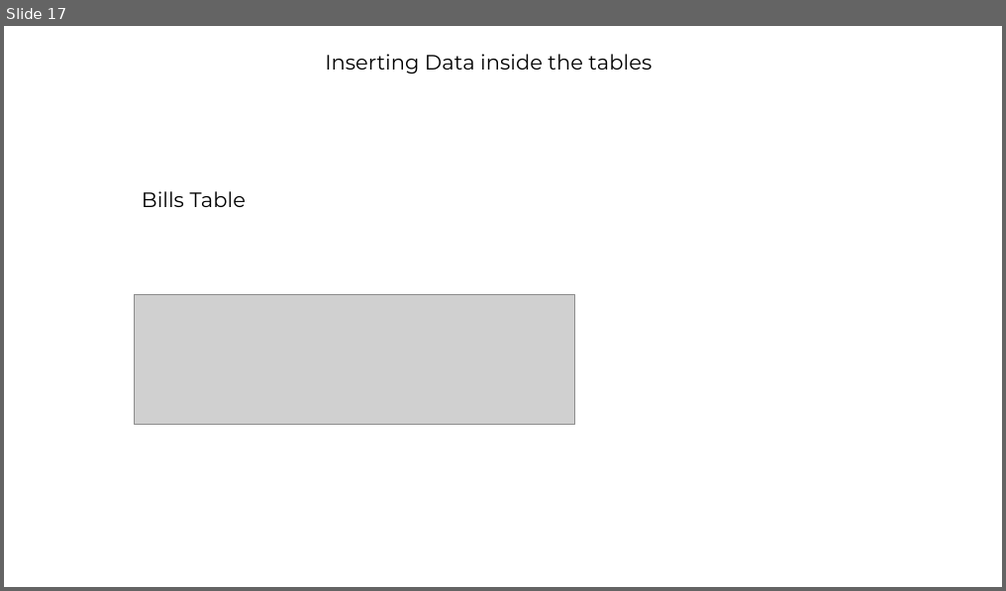
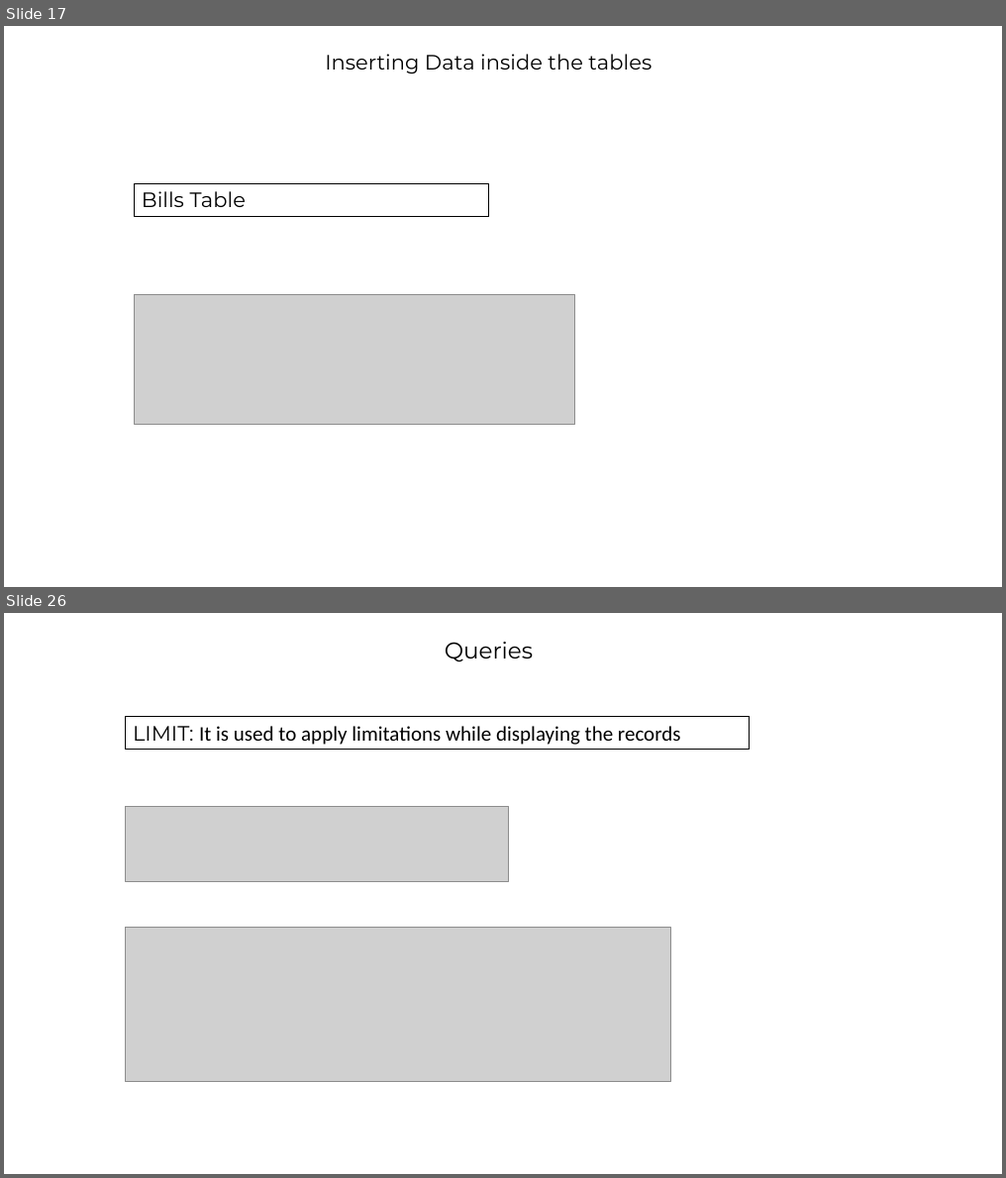
Before and after one commit to barrett28/1_IT-vedant, a slide deck: 4_sql/project''/hospital_management.pptx. Shown one above the other, each under a label of ours: slide 17 before the commit, slides 17 and 26 after it; the slides between them are not shown. The pictures are 1006x591 and 1006x1178 pixels, drawn with LibreOffice and Linux fonts; fonts in the diff are those of the drawing; grey boxes stand for pictures; background and template pictures are left out. Boxes give left, top, right and bottom in pixels: in the first picture for what was removed or moved away, otherwise in the second. Text is boxed around its words. In the diff, an @@ line names an element or a change of style, - is before the commit and + after.

```diff
--- a/4_sql/project''/hospital_management.pptx
+++ b/4_sql/project''/hospital_management.pptx
@@ slide 26 added at bbox=[4, 613, 1002, 1174], background picture (left out) @@
@@ text added at bbox=[445, 642, 533, 663], 22 pt, text #000000 @@
+Queries
@@ rectangle added at bbox=[126, 717, 748, 750], outline #000000 0.75 pt, 20 pt, text #000000 @@
+LIMIT: It is used to apply limitations while displaying the records
@@ picture added at bbox=[126, 807, 509, 882] @@
@@ picture added at bbox=[126, 928, 671, 1082] @@
@@ slide 17 changed as well @@
@@ rectangle "Bills Table": place and size @@
-rectangle "Bills Table" at bbox=[142, 191, 246, 207]
+rectangle "Bills Table" at bbox=[135, 184, 488, 217]
@@ rectangle "Bills Table" at bbox=[135, 184, 488, 217]: outline none to #000000 0.75 pt @@
```
Also in this commit, not shown: 15 other slides changed, 21 other slides added, 38 other files.
